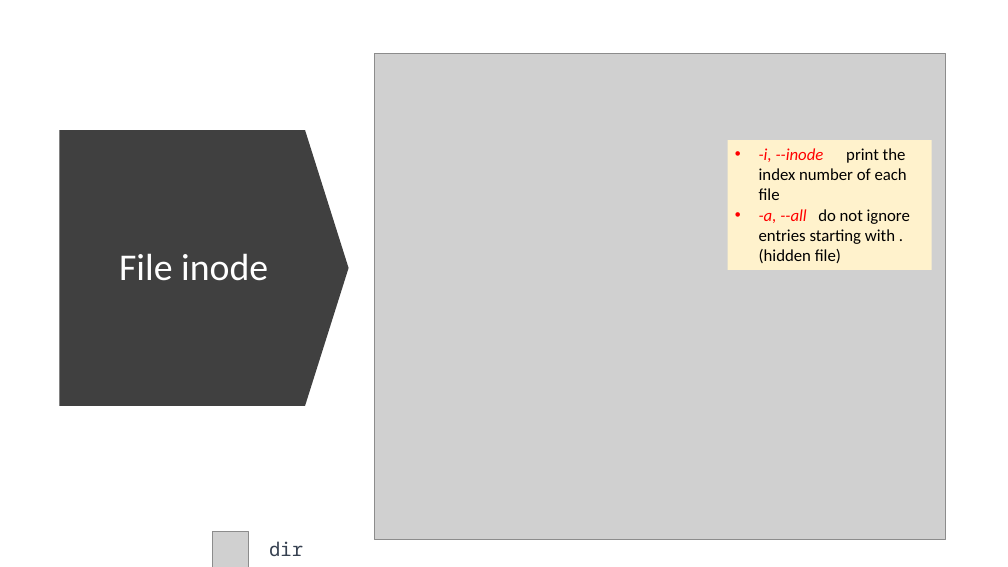
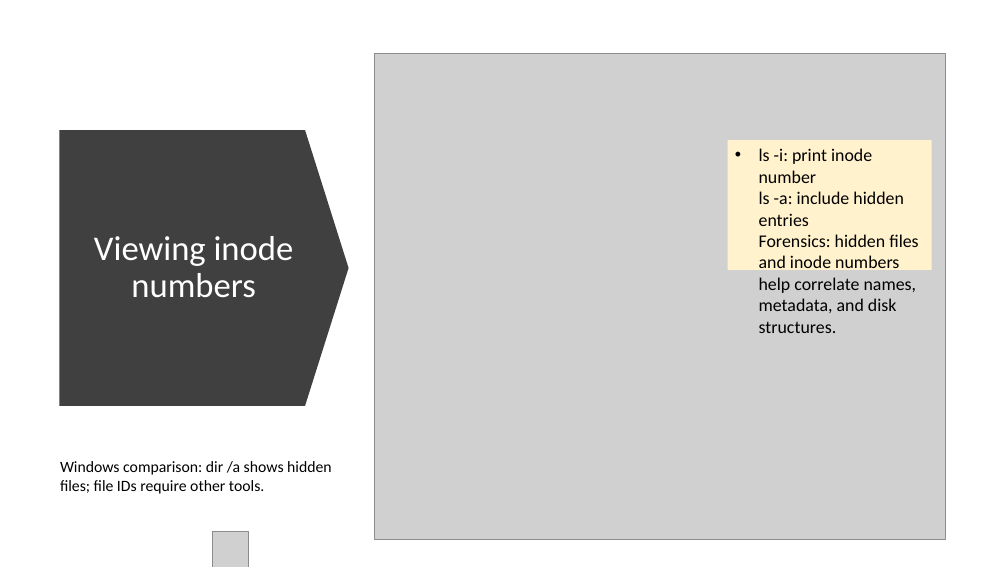
Before and after one commit to frankwxu/Digital-Forensics-Basic-Book, a slide deck: slide 18 of PPTs/Ch4_Linux_for_Digital_Forensics.pptx (slide 16 before the commit). Drawn at 1008x567 pixels with LibreOffice and Linux fonts; fonts in the diff are those of the drawing; grey boxes stand for pictures; background and template pictures are left out. Boxes give left, top, right and bottom in pixels: in the first picture for what was removed or moved away, otherwise in the second. Text is boxed around its words. In the diff, an @@ line names an element or a change of style, - is before the commit and + after.

Commit message:
update Ch3 and Ch4 presentations for Digital Forensics

```diff
--- a/PPTs/Ch4_Linux_for_Digital_Forensics.pptx
+++ b/PPTs/Ch4_Linux_for_Digital_Forensics.pptx
@@ text in rectangle at [759,148,918,333]: text changed; size 16 to 17 pt @@
-• -i, --inode print the index number of each file
-• -a, --all do not ignore entries starting with . (hidden file)
+• ls -i: print inode number
+  ls -a: include hidden entries
+  Forensics: hidden files and inode numbers help correlate names, metadata, and disk structures.
@@ title at [94,236,294,298]: text changed; size 36 to 33 pt @@
-File inode
+Viewing inode numbers
@@ text at [60,461,332,494]: text changed; size 18 to 15 pt; font Noto Sans Mono to Calibri; text colour #374151 to #000000 @@
-dir
+Windows comparison: dir /a shows hidden files; file IDs require other tools.
```
Also in this commit, not shown: 44 other slides changed, 8 slides added, 6 slides removed, 1 other file.
